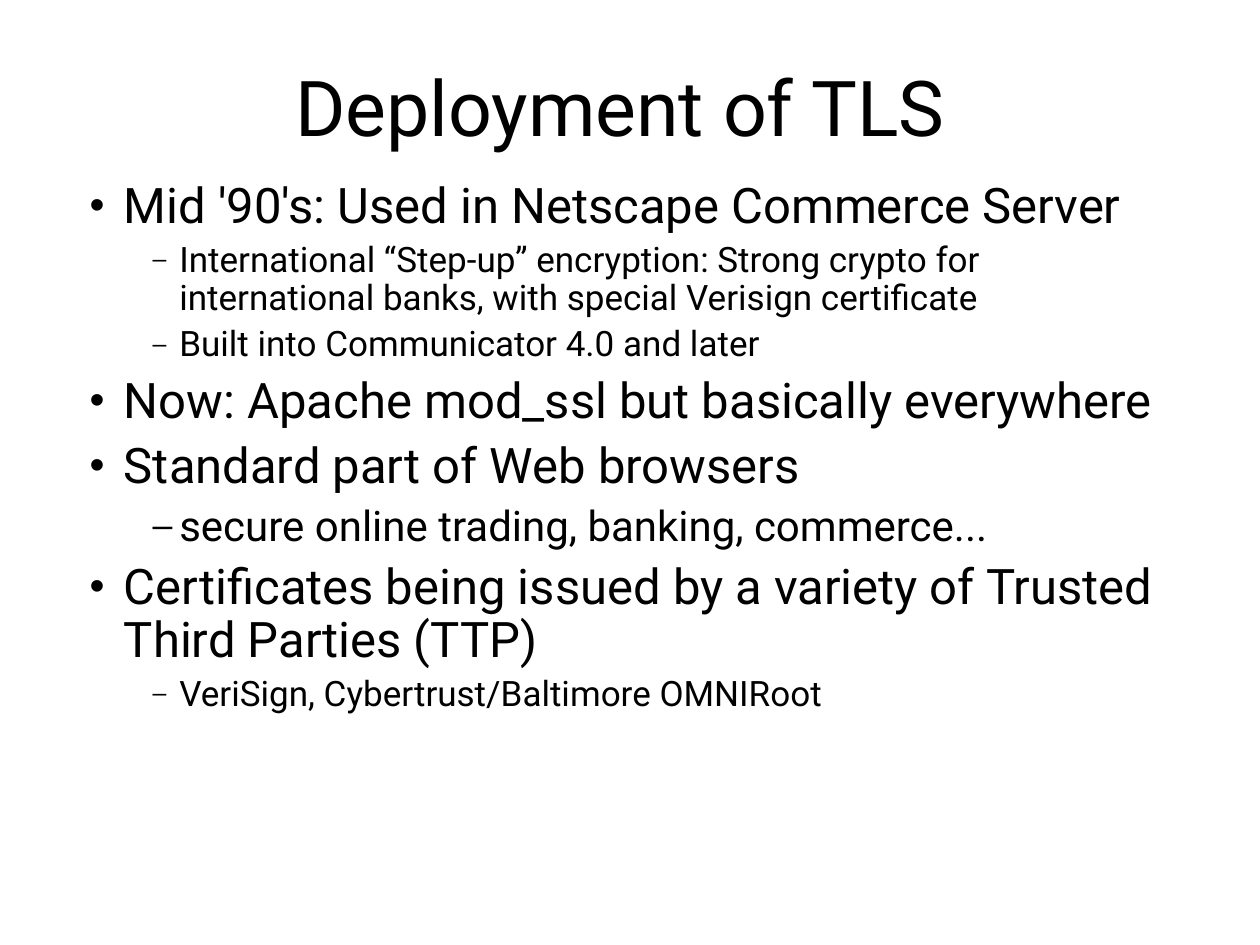
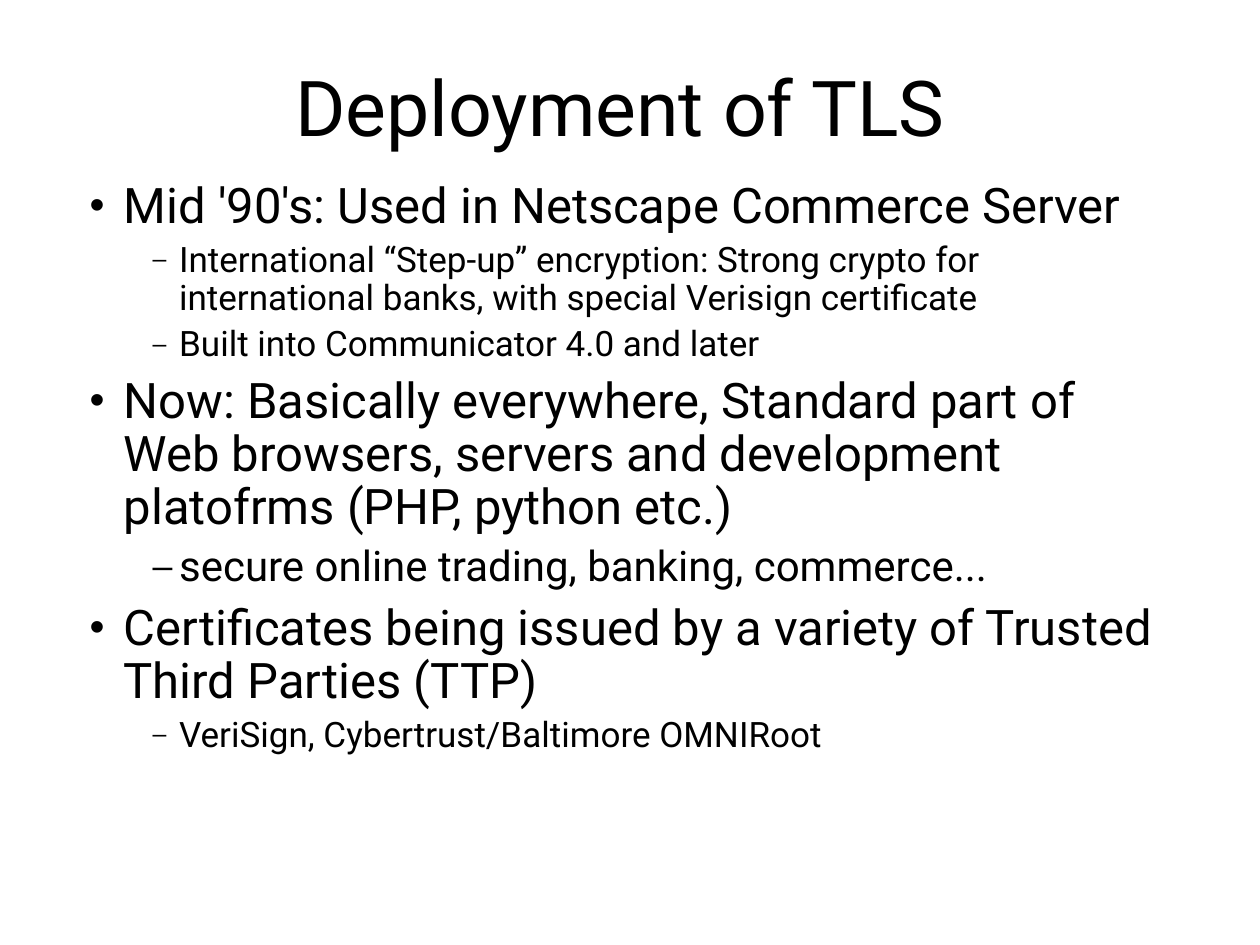
Before and after one commit to sftcd/cs7053, a slide deck: slide 63 of 2016lectures/06-protocols.ppt. Drawn at 1260x945 pixels with LibreOffice and Linux fonts; fonts in the diff are those of the drawing. Boxes give left, top, right and bottom in pixels: in the first picture for what was removed or moved away, otherwise in the second. Text is boxed around its words. In the diff, an @@ line names an element or a change of style, - is before the commit and + after.

```diff
--- a/2016lectures/06-protocols.ppt
+++ b/2016lectures/06-protocols.ppt
@@ text at [124, 380, 1075, 535]: text changed @@
-• Now: Apache mod_ssl but basically everywhere
-• Standard part of Web browsers
+• Now: Basically everywhere, Standard part of Web browsers, servers and development platofrms (PHP, python etc.)
```
Also in this commit, not shown: 64 other slides changed, 2 other files.
